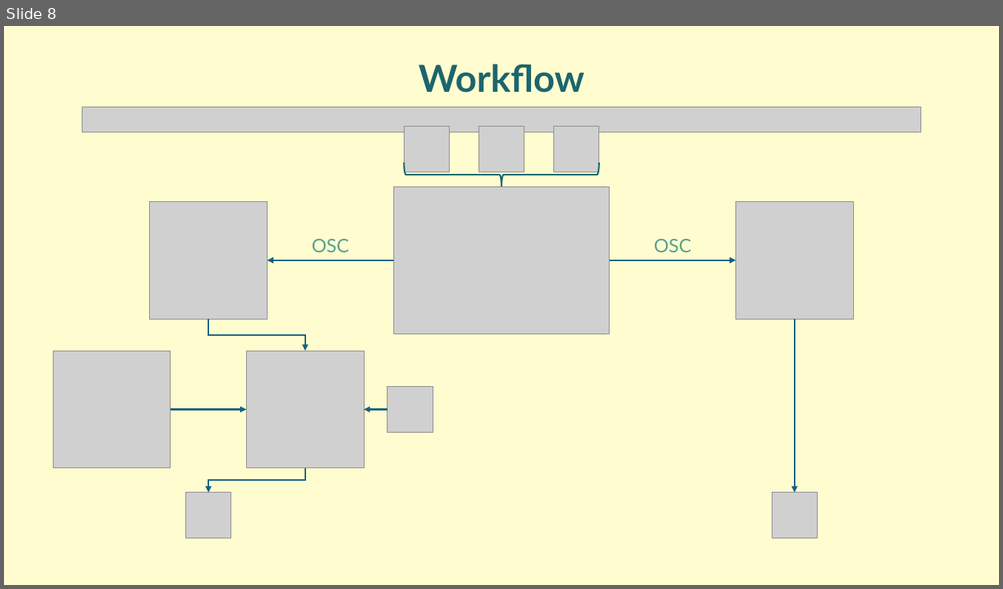
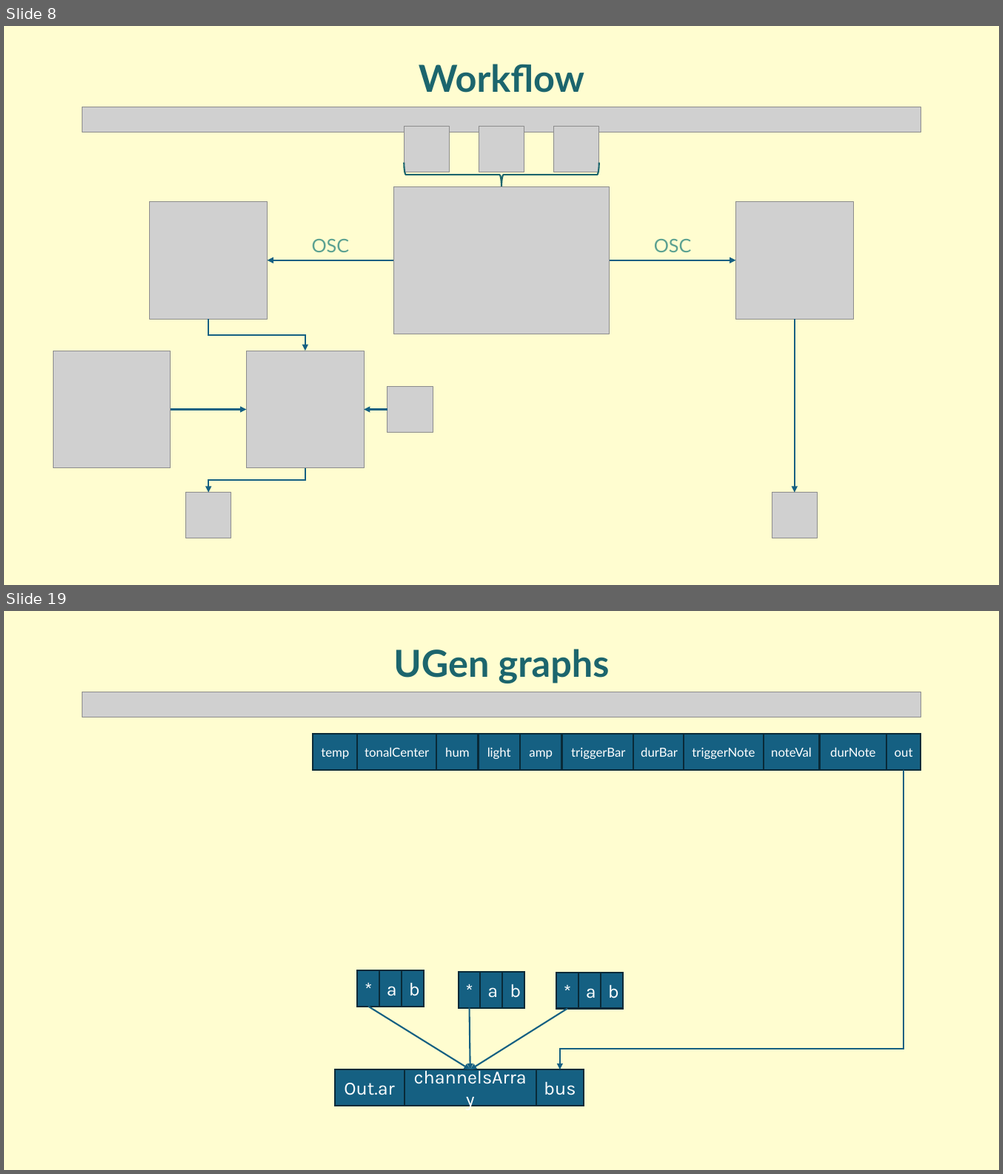
Before and after one commit to Ciorpy/G.A.I.A.-CMLS-2025, a slide deck: GAIA.pptx. Shown one above the other, each under a label of ours: slide 8 before the commit, slides 8 and 19 after it; the slides between them are not shown. The pictures are 1003x589 and 1003x1174 pixels, drawn with LibreOffice and Linux fonts; fonts in the diff are those of the drawing; grey boxes stand for pictures. Boxes give left, top, right and bottom in pixels: in the first picture for what was removed or moved away, otherwise in the second. Text is boxed around its words. In the diff, an @@ line names an element or a change of style, - is before the commit and + after.

```diff
--- a/GAIA.pptx
+++ b/GAIA.pptx
@@ slide 19 added at (4, 611, 999, 1170), background #FFFDD0 @@
@@ text added at (393, 649, 609, 684), 36 pt, text #1C656D, bold @@
+UGen graphs
@@ picture added at (82, 692, 920, 717) @@
@@ group added at (313, 734, 920, 770): 11 rectangles @@
+temp
+tonalCenter
+hum
+light
+amp
+triggerBar
+durBar
+triggerNote
+noteVal
+durNote
+out
@@ elbow arrow added from (904, 770) to (560, 1070), #156082 1.5 pt @@
@@ rectangle added at (357, 971, 379, 1006), fill #156082, outline #092A39 1.5 pt, 18 pt, text #FFFFFF @@
+*
@@ rectangle added at (379, 971, 401, 1006), fill #156082, outline #092A39 1.5 pt, 18 pt, text #FFFFFF @@
+a
@@ rectangle added at (401, 971, 424, 1006), fill #156082, outline #092A39 1.5 pt, 18 pt, text #FFFFFF @@
+b
@@ rectangle added at (458, 972, 481, 1008), fill #156082, outline #092A39 1.5 pt, 18 pt, text #FFFFFF @@
+*
@@ rectangle added at (480, 972, 503, 1008), fill #156082, outline #092A39 1.5 pt, 18 pt, text #FFFFFF @@
+a
@@ rectangle added at (503, 972, 525, 1008), fill #156082, outline #092A39 1.5 pt, 18 pt, text #FFFFFF @@
+b
@@ rectangle added at (556, 973, 578, 1008), fill #156082, outline #092A39 1.5 pt, 18 pt, text #FFFFFF @@
+*
@@ rectangle added at (578, 973, 601, 1008), fill #156082, outline #092A39 1.5 pt, 18 pt, text #FFFFFF @@
+a
@@ rectangle added at (601, 973, 623, 1008), fill #156082, outline #092A39 1.5 pt, 18 pt, text #FFFFFF @@
+b
@@ arrow added from (368, 1006) to (470, 1070), #156082 1.5 pt @@
@@ arrow added from (469, 1008) to (470, 1070), #156082 1.5 pt @@
@@ arrow added from (567, 1008) to (470, 1070), #156082 1.5 pt @@
@@ rectangle added at (335, 1070, 404, 1105), fill #156082, outline #092A39 1.5 pt, 18 pt, text #FFFFFF @@
+Out.ar
@@ rectangle added at (404, 1070, 536, 1105), fill #156082, outline #092A39 1.5 pt, 18 pt, text #FFFFFF @@
+channelsArray
@@ rectangle added at (536, 1070, 583, 1105), fill #156082, outline #092A39 1.5 pt, 18 pt, text #FFFFFF @@
+bus
```
Also in this commit, not shown: 1 slide changed, 24 other slides added, 4 slides removed.
